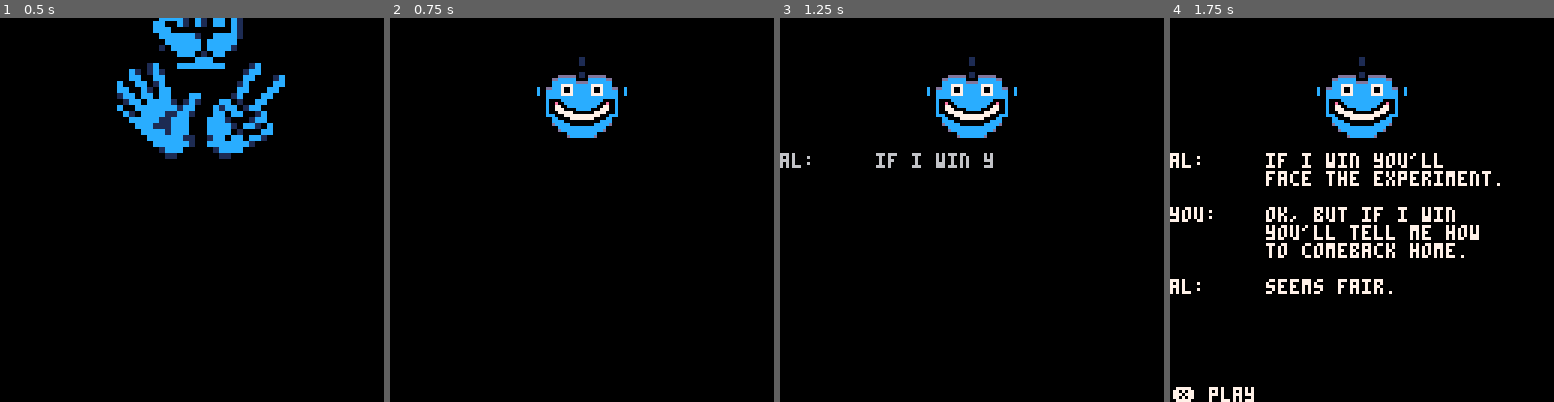
Above: before the commit, frames 1-4 (left to right).
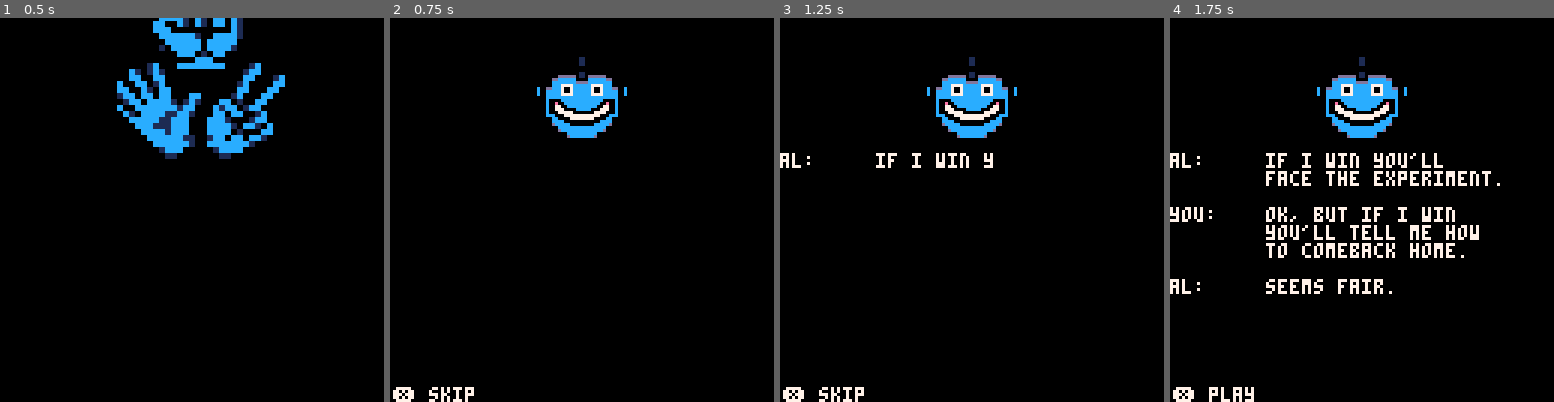
Above: after the commit, the same moments.

Repository: emilio302/scissorsgame
Game: PICO-8 cartridge test2.p8
The game is run twice, just before and just after one commit, with the same random seed, the same clock (stepped at 60 frames per second) and the same inputs.
Inputs:
- Up to frame 1 (0.5 s): tap X (X key) at 0.33 s
- Up to frame 2 (0.75 s): tap O (Z key) at 0.7 s
- Up to frame 3 (1.25 s): tap X (X key) at 1.07 s
- Up to frame 4 (1.75 s): hold Right from 1.6 s (still down); tap O (Z key) at 1.7 s

Frame 1 is identical in both runs. In frame 2, 0.4% of the frame differs, in the area x 0-22%, y 96-100%; in frame 3, 0.9%, in the area x 0-56%, y 35-100%; in frame 4, nothing differs.

Commit message:
mini change in ui

Diff:
--- a/test2.p8
+++ b/test2.p8
@@ -1177,6 +1177,9 @@
 if(skip_enemy_dialog==false and timer==nil) then
  add(animations,{timer=#text,name="dialogtext"})
 	end
+if(not skip_enemy_dialog) then
+ print("❎ skip",1,123,7)
+ end
 if(skip_enemy_dialog) then
  print("❎ play",1,123,7)
  end
